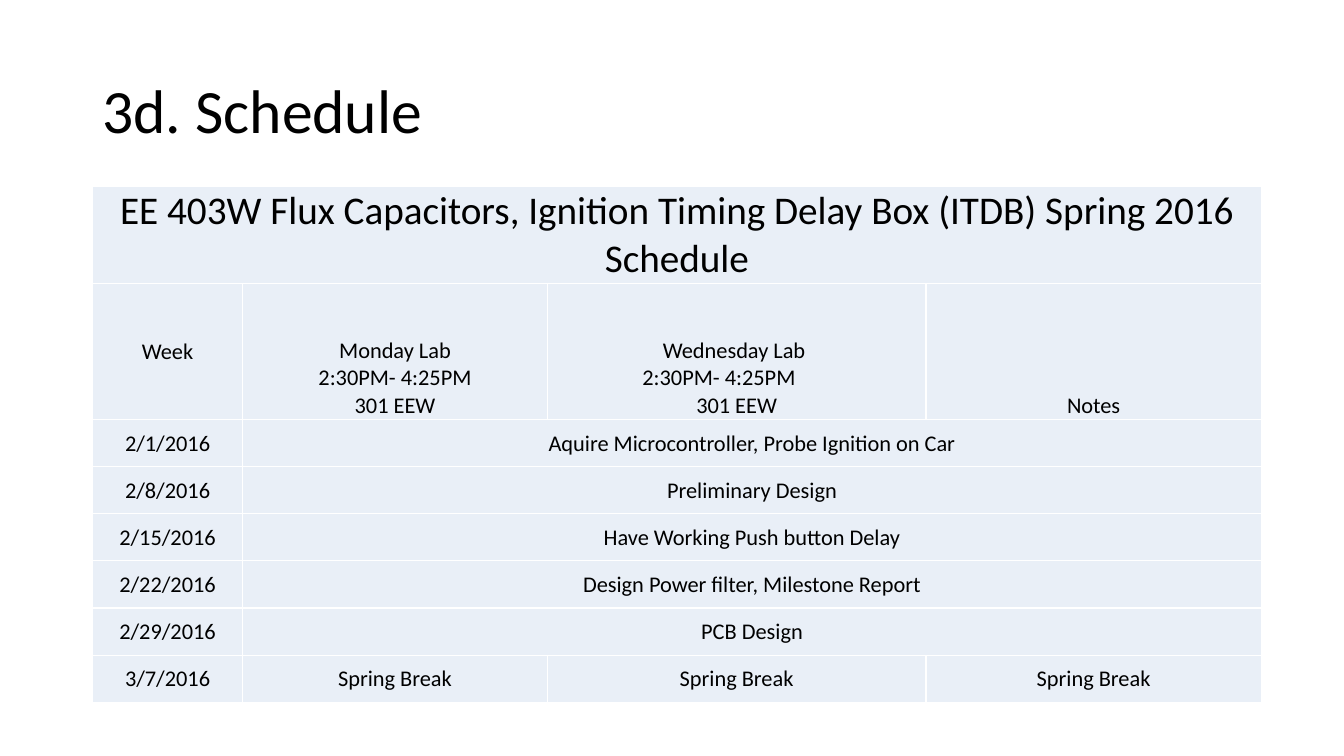
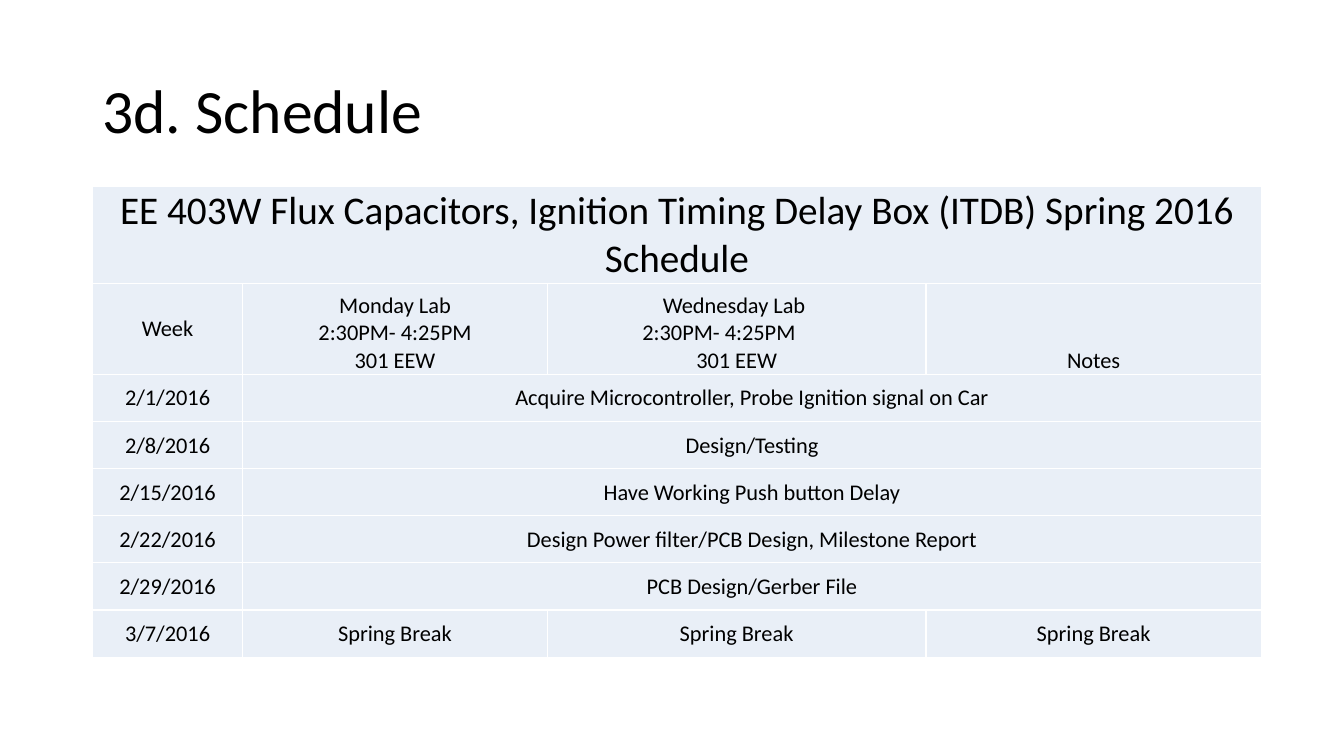
Before and after one commit to SolidEkans/Flux-Capacitors, a slide deck: slide 8 of DESIGN_DOCUMENTATION/Design_Plan.Flux_Capacitors.pptx. Drawn at 1344x756 pixels with LibreOffice and Linux fonts; fonts in the diff are those of the drawing. Boxes give left, top, right and bottom in pixels: in the first picture for what was removed or moved away, otherwise in the second. Text is boxed around its words. In the diff, an @@ line names an element or a change of style, - is before the commit and + after.

Commit message:
Finished Design Plan

```diff
--- a/DESIGN_DOCUMENTATION/Design_Plan.Flux_Capacitors.pptx
+++ b/DESIGN_DOCUMENTATION/Design_Plan.Flux_Capacitors.pptx
@@ table at [93,187,1262,656] @@
-row 3, column 2: Aquire Microcontroller, Probe Ignition on Car
+row 3, column 2: Acquire Microcontroller, Probe Ignition signal on Car
-row 4, column 2: Preliminary Design
+row 4, column 2: Design/Testing
-row 6, column 2: Design Power filter, Milestone Report
+row 6, column 2: Design Power filter/PCB Design, Milestone Report
-row 7, column 2: PCB Design
+row 7, column 2: PCB Design/Gerber File
```
Also in this commit, not shown: 5 other slides changed, 2 slides added, 3 slides removed, 2 other files.
